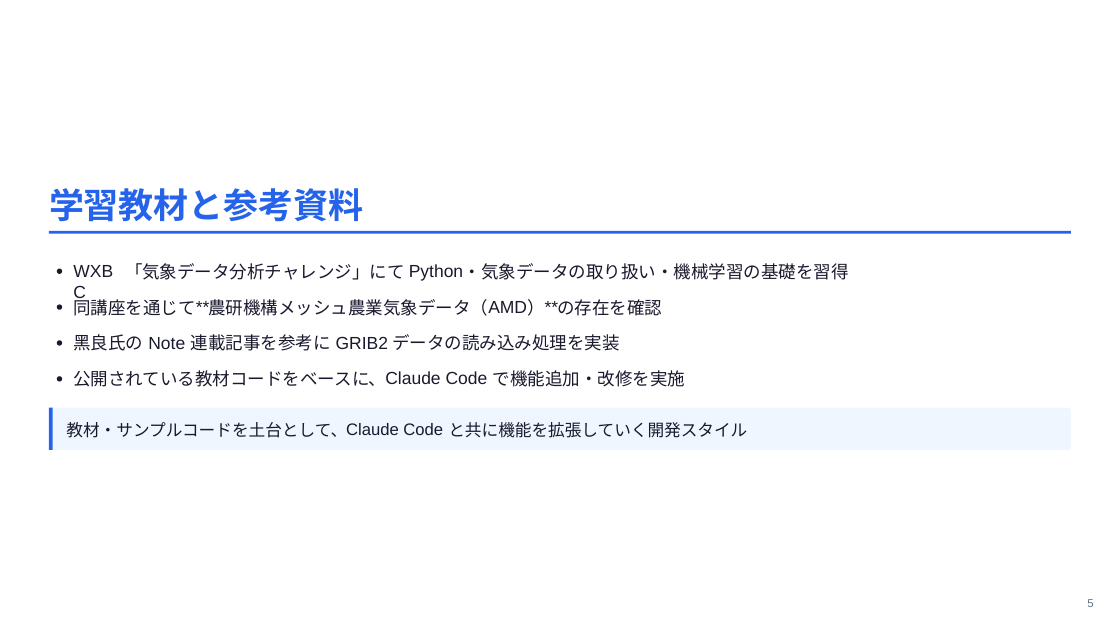
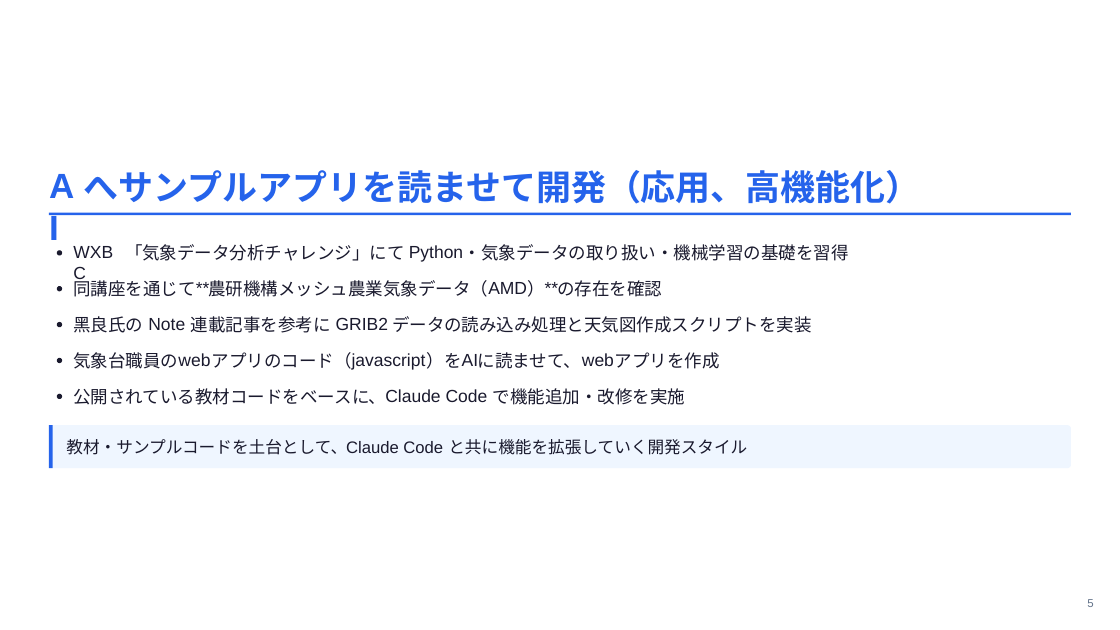
Before and after one commit to masauehr/marp_slides, a slide deck: slide 5 of slides/2026-07-01-ai-projects-intro.pptx. Drawn at 1120x630 pixels with LibreOffice and Linux fonts; fonts in the diff are those of the drawing. Boxes give left, top, right and bottom in pixels: in the first picture for what was removed or moved away, otherwise in the second. Text is boxed around its words. In the diff, an @@ line names an element or a change of style, - is before the commit and + after.

```diff
--- a/slides/2026-07-01-ai-projects-intro.pptx
+++ b/slides/2026-07-01-ai-projects-intro.pptx
@@ text added at (49,164,84,206), 30 pt, text #2563EB, bold @@
+AI
@@ text added at (83,170,921,204), 30 pt, text #2563EB, bold @@
+へサンプルアプリを読ませて開発（応⽤、⾼機能化）
@@ text removed at (49,188,364,222) @@
-学習教材と参考資料
@@ freeform shape added at (57,250,62,255), fill #1A1A2E @@
@@ 15 texts, 1 freeform shape: place and size @@
-15 texts, 1 freeform shape at (49,231,1071,351)
+15 texts, 1 freeform shape at (49,213,1071,333)
@@ text at (392,316,812,333): text changed @@
-データの読み込み処理を実装
+データの読み込み処理と天気図作成スクリプトを実装
@@ text added at (73,352,178,369), 15 pt, text #1A1A2E @@
+気象台職員の
@@ text added at (178,353,210,366), 15 pt, text #1A1A2E @@
+web
@@ text added at (212,352,352,370), 15 pt, text #1A1A2E @@
+アプリのコード（
@@ text added at (352,353,426,370), 15 pt, text #1A1A2E @@
+javascript
@@ text added at (427,352,462,369), 15 pt, text #1A1A2E @@
+）を
@@ text added at (462,354,478,366), 15 pt, text #1A1A2E @@
+AI
@@ text added at (478,352,582,369), 15 pt, text #1A1A2E @@
+に読ませて、
@@ text added at (582,353,614,366), 15 pt, text #1A1A2E @@
+web
@@ text added at (615,352,720,369), 15 pt, text #1A1A2E @@
+アプリを作成
@@ 6 texts, 4 freeform shapes: place and size @@
-6 texts, 4 freeform shapes at (57,269,747,438)
+6 texts, 4 freeform shapes at (57,287,747,455)
@@ freeform shape: place and size @@
-freeform shape at (49,408,52,450)
+freeform shape at (49,425,52,468)
@@ freeform shape: place and size @@
-freeform shape at (50,408,1071,450)
+freeform shape at (50,425,1071,468)
```
Also in this commit, not shown: 6 other slides changed, 3 other files.
